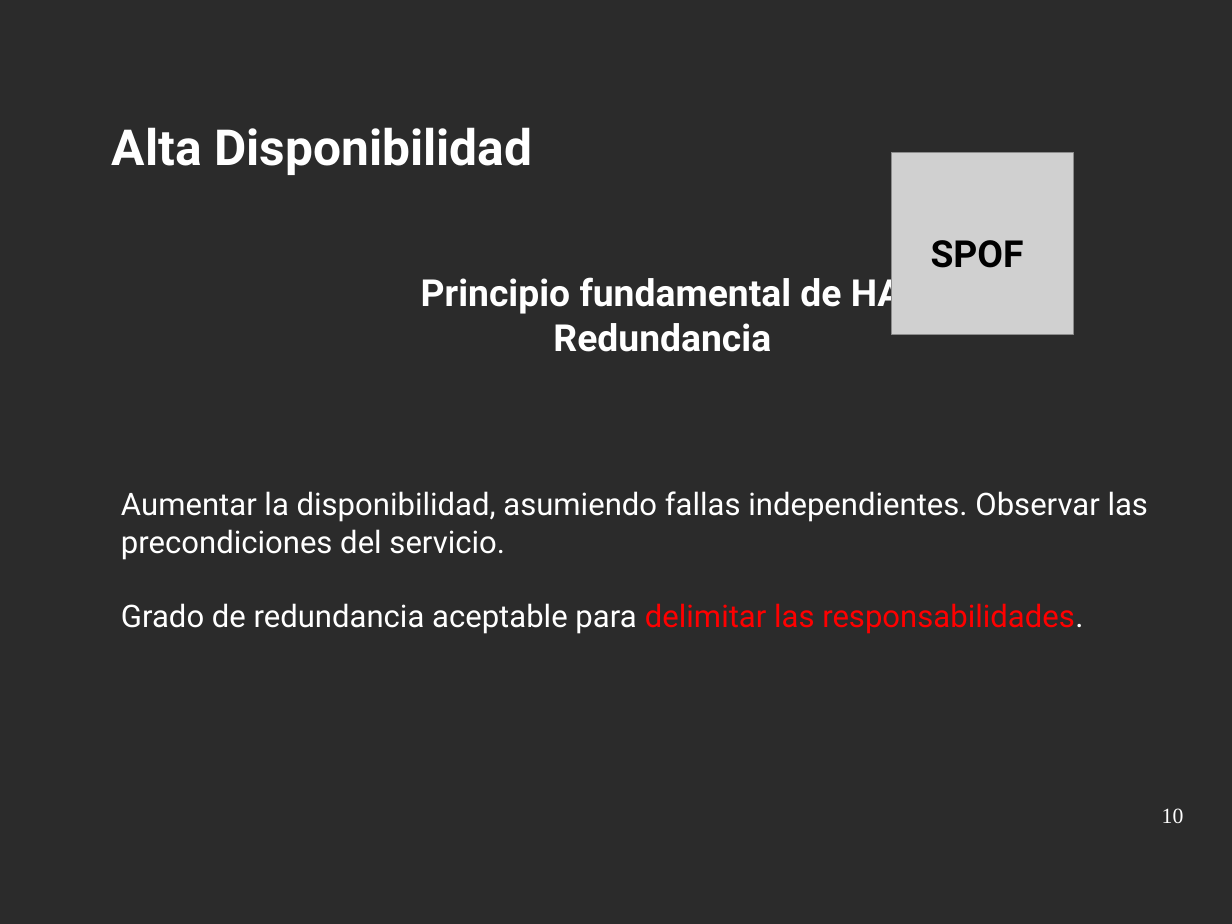
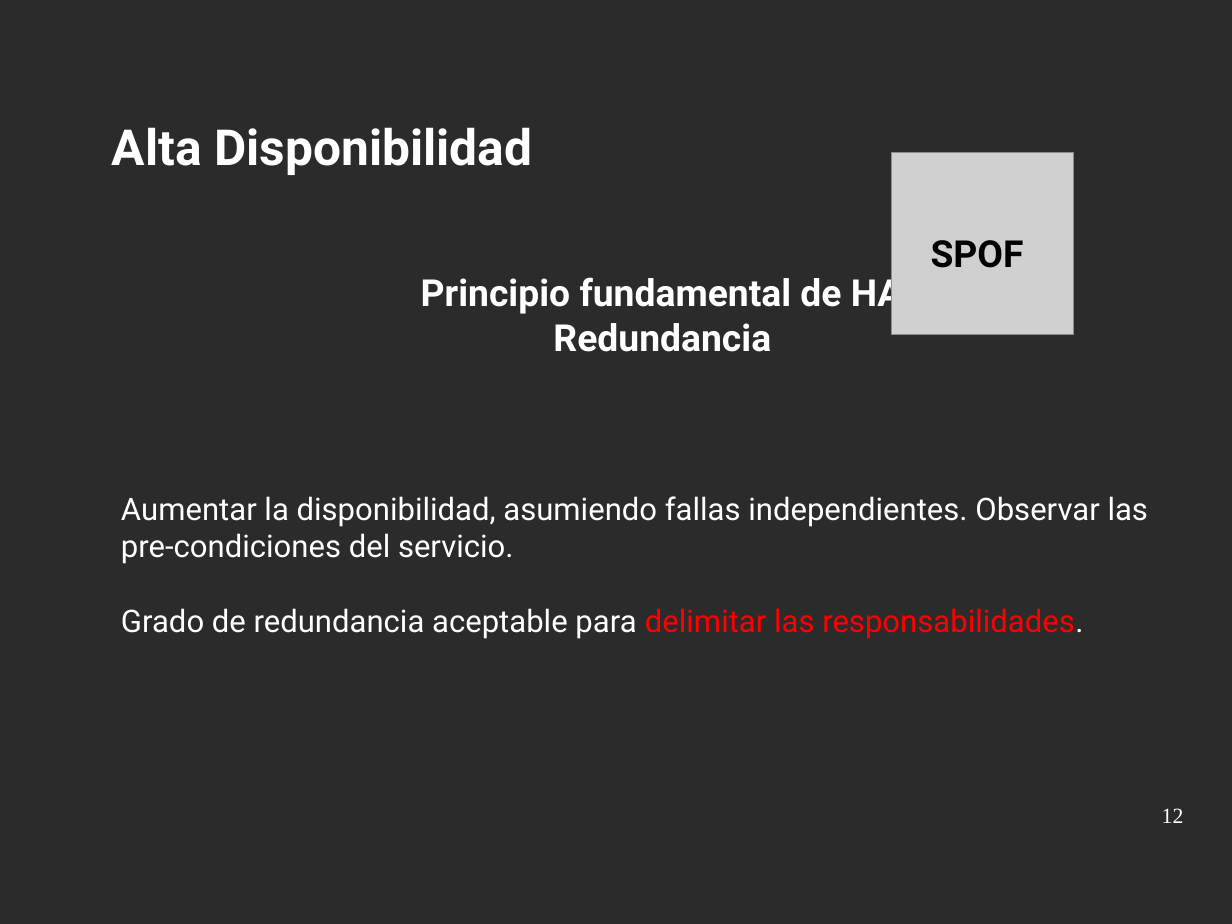
Before and after one commit to niniadcobre/asa, a slide deck: slide 12 of clases/ASA-ha.odp (slide 10 before the commit). Drawn at 1232x924 pixels with LibreOffice and Linux fonts; fonts in the diff are those of the drawing; grey boxes stand for pictures; background and template pictures are left out; a plain dark background stands for a picture behind light text. Boxes give left, top, right and bottom in pixels: in the first picture for what was removed or moved away, otherwise in the second. Text is boxed around its words. In the diff, an @@ line names an element or a change of style, - is before the commit and + after.

```diff
--- a/clases/ASA-ha.odp
+++ b/clases/ASA-ha.odp
@@ text at [121, 533, 514, 564]: text changed @@
-precondiciones del servicio.
+pre-condiciones del servicio.
@@ page number at [1162, 808, 1184, 823]: text changed @@
-10
+12
```
Also in this commit, not shown: 3 other slides changed, 2 slides added, 4 other files.
